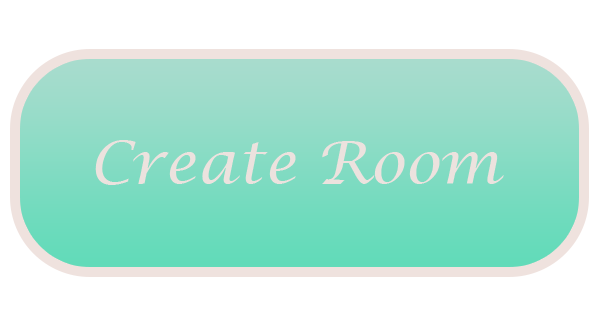
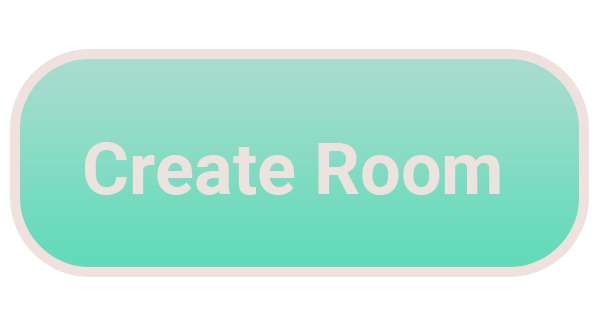
Layer changes from the first 600 x 325 image to the second:
removed layer "Layer 3" over [95, 140, 504, 185]
added layer "Create Room" above "Layer 2" over [85, 142, 500, 195]
